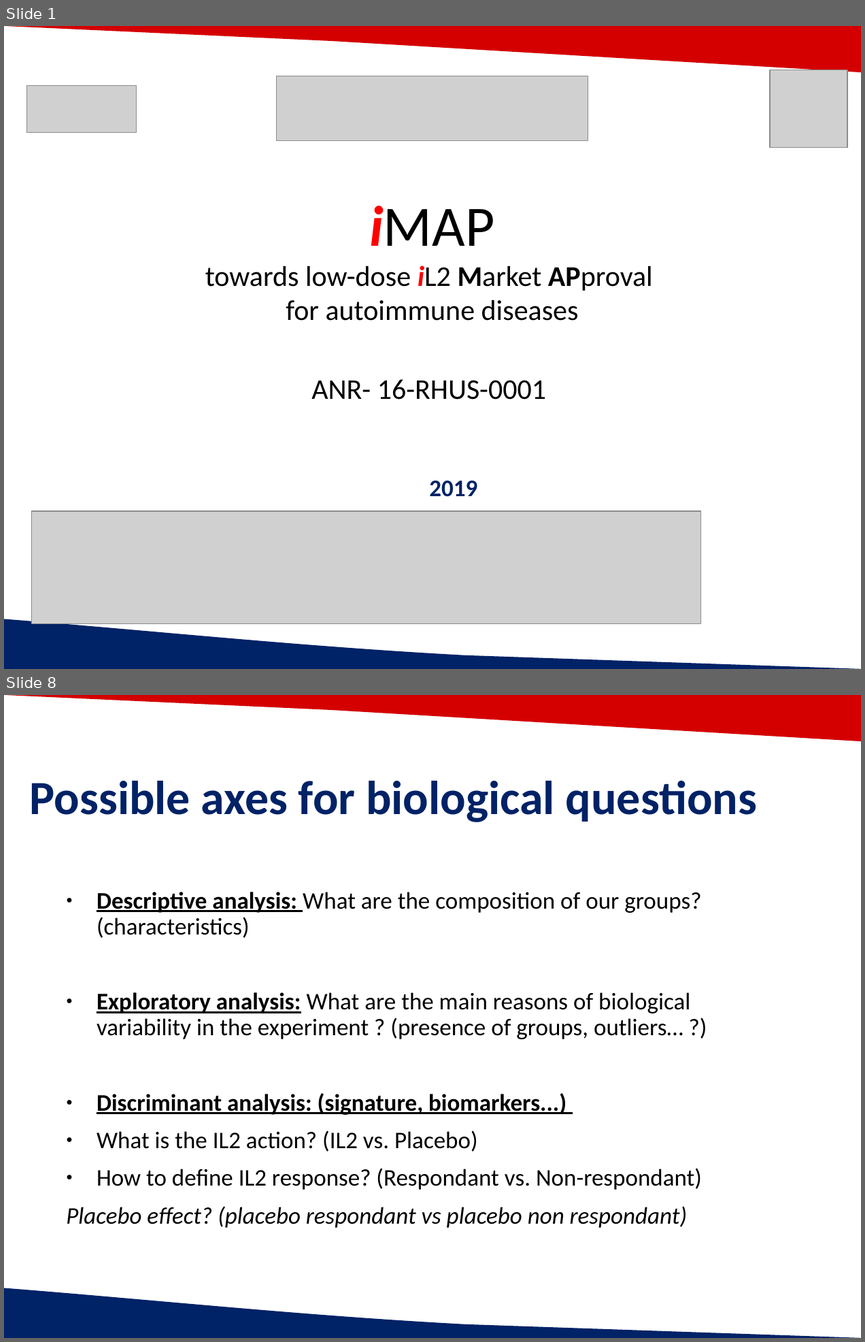
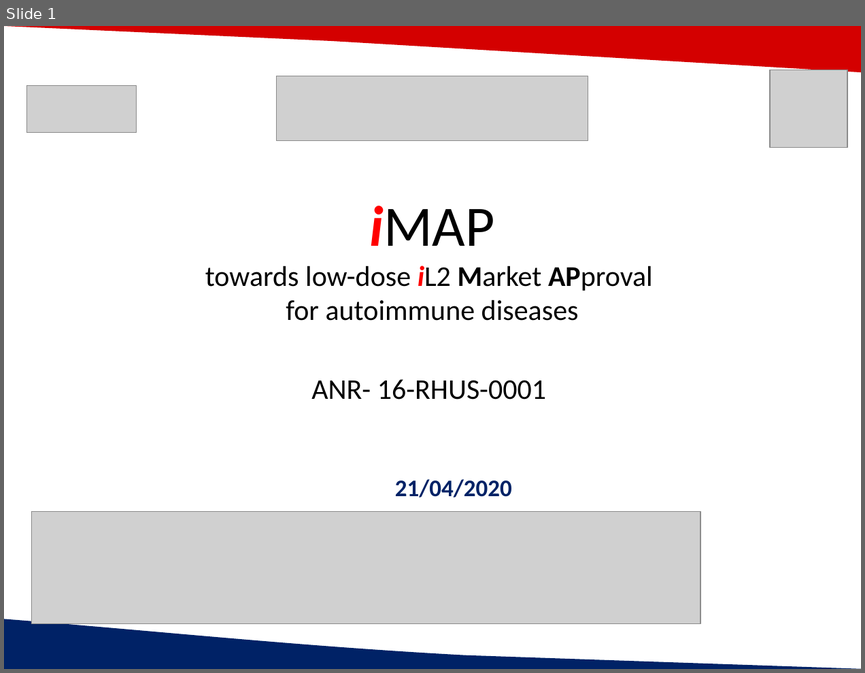
Before and after one commit to Caroline-Peltier/script_bt, a slide deck: pres/IntegrativeAnalysis_ICM_04_21_2020.pptx. Shown one above the other, each under a label of ours: slides 1 and 8 before the commit, slide 1 after it; the slides between them are not shown. The pictures are 865x1342 and 865x673 pixels, drawn with LibreOffice and Linux fonts; fonts in the diff are those of the drawing; grey boxes stand for pictures; background and template pictures are left out. Boxes give left, top, right and bottom in pixels: in the first picture for what was removed or moved away, otherwise in the second. Text is boxed around its words. In the diff, an @@ line names an element or a change of style, - is before the commit and + after.

```diff
--- a/pres/IntegrativeAnalysis_ICM_04_21_2020.pptx
+++ b/pres/IntegrativeAnalysis_ICM_04_21_2020.pptx
@@ slide 8 removed at box(4, 695, 861, 1338), background #FFFFFF; not listed: 2 template elements that a slide beside it also shows @@
@@ text removed at box(30, 780, 757, 822) @@
-Possible axes for biological questions
@@ text removed at box(66, 892, 702, 1227) @@
-● Descriptive analysis: What are the composition of our groups?(characteristics)
-● Exploratory analysis: What are the main reasons of biological variability in the experiment ? (presence of groups, outliers… ?)
-● Discriminant analysis: (signature, biomarkers...)
-● What is the IL2 action? (IL2 vs. Placebo)
-● How to define IL2 response? (Respondant vs. Non-respondant)
-Placebo effect? (placebo respondant vs placebo non respondant)
@@ slide 1 changed as well @@
@@ text at box(395, 479, 512, 497): text changed @@
-2019
+21/04/2020
```
Also in this commit, not shown: 11 slides added, 12 other slides removed, 1 other file.
